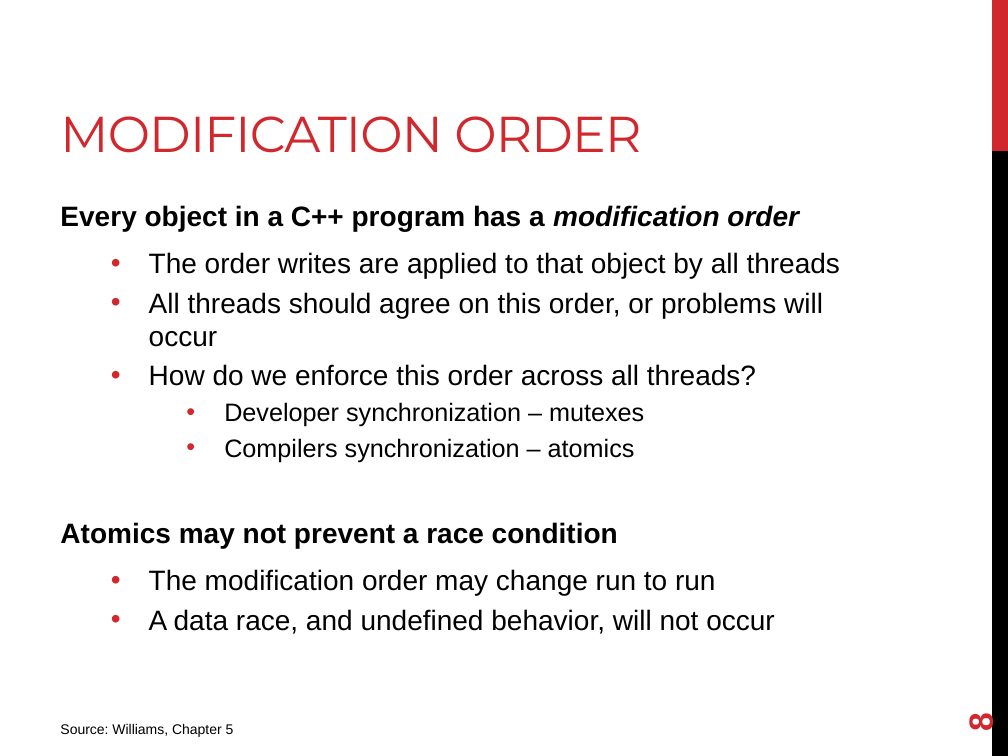
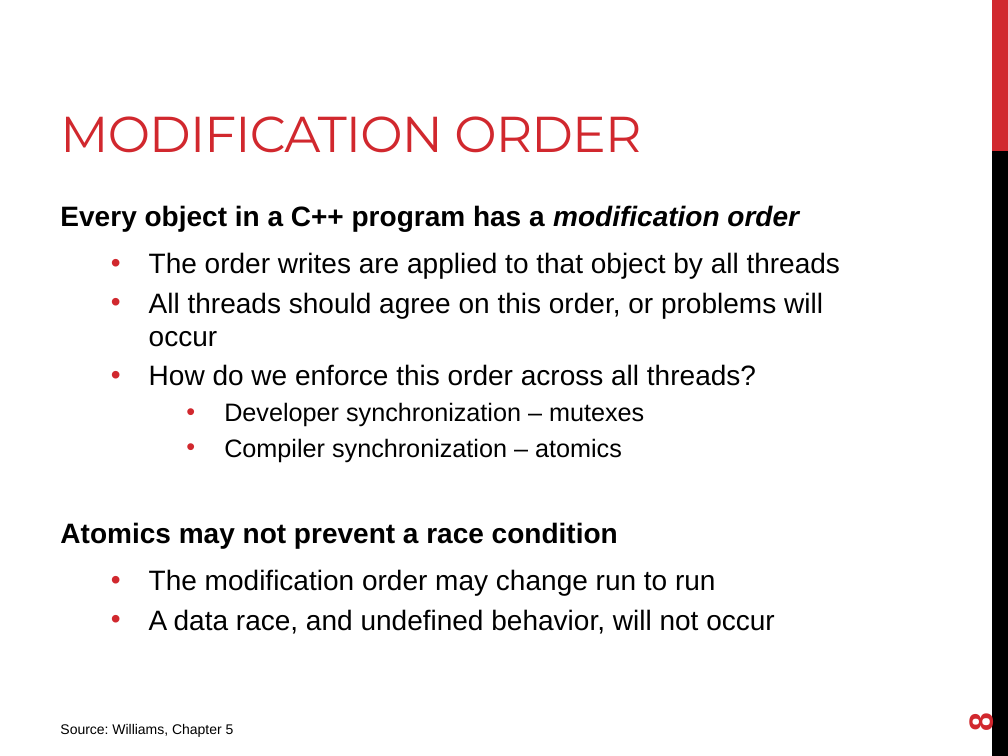
Before and after one commit to joshpeterson/DevelopingConcurrentSoftware, a slide deck: slide 8 of Lectures/Atomics/Atomics.pptx. Drawn at 1008x756 pixels with LibreOffice and Linux fonts; fonts in the diff are those of the drawing. Boxes give left, top, right and bottom in pixels: in the first picture for what was removed or moved away, otherwise in the second. Text is boxed around its words. In the diff, an @@ line names an element or a change of style, - is before the commit and + after.

```diff
--- a/Lectures/Atomics/Atomics.pptx
+++ b/Lectures/Atomics/Atomics.pptx
@@ text at [224,438,622,462]: text changed @@
-    • Compilers synchronization – atomics
+    • Compiler synchronization – atomics
```
Also in this commit, not shown: 1 other slide changed, 1 other file.
